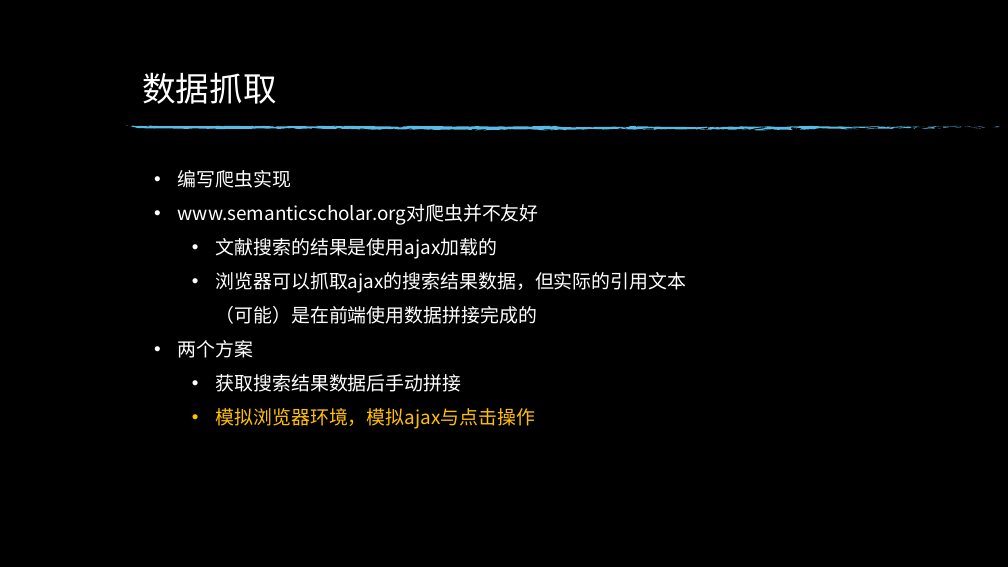
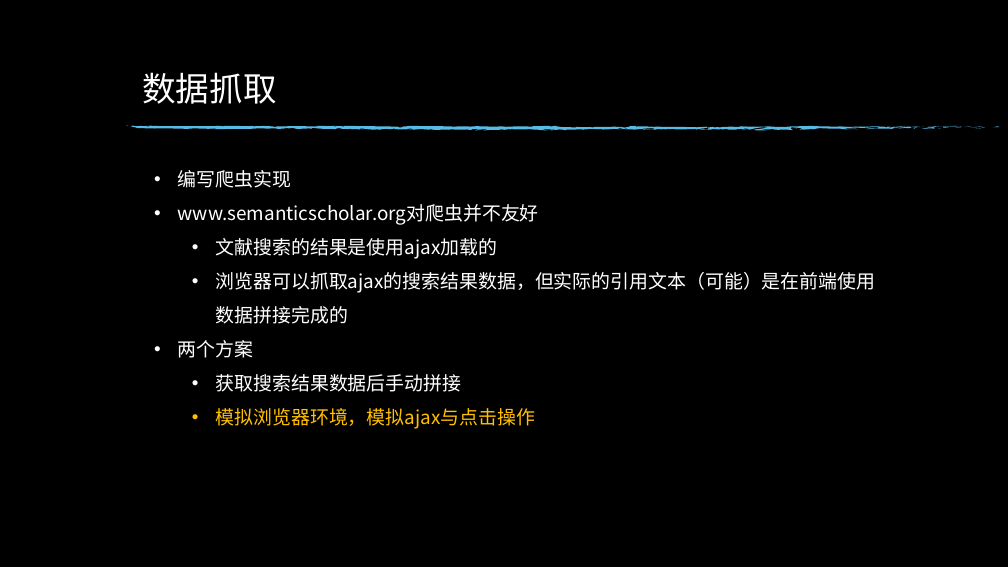
Before and after one commit to luminocean/cloud-computing, a slide deck: slide 3 of homework/实践1.pptx. Drawn at 1008x567 pixels with LibreOffice and Linux fonts; fonts in the diff are those of the drawing; background and template pictures are left out. Boxes give left, top, right and bottom in pixels: in the first picture for what was removed or moved away, otherwise in the second. Text is boxed around its words. In the diff, an @@ line names an element or a change of style, - is before the commit and + after.

```diff
--- a/homework/实践1.pptx
+++ b/homework/实践1.pptx
@@ text "编写爬虫实现" rewrapped from (x1=178, y1=170, x2=687, y2=429) to (x1=178, y1=170, x2=876, y2=429) @@
```
Also in this commit, not shown: 5 other slides changed.
